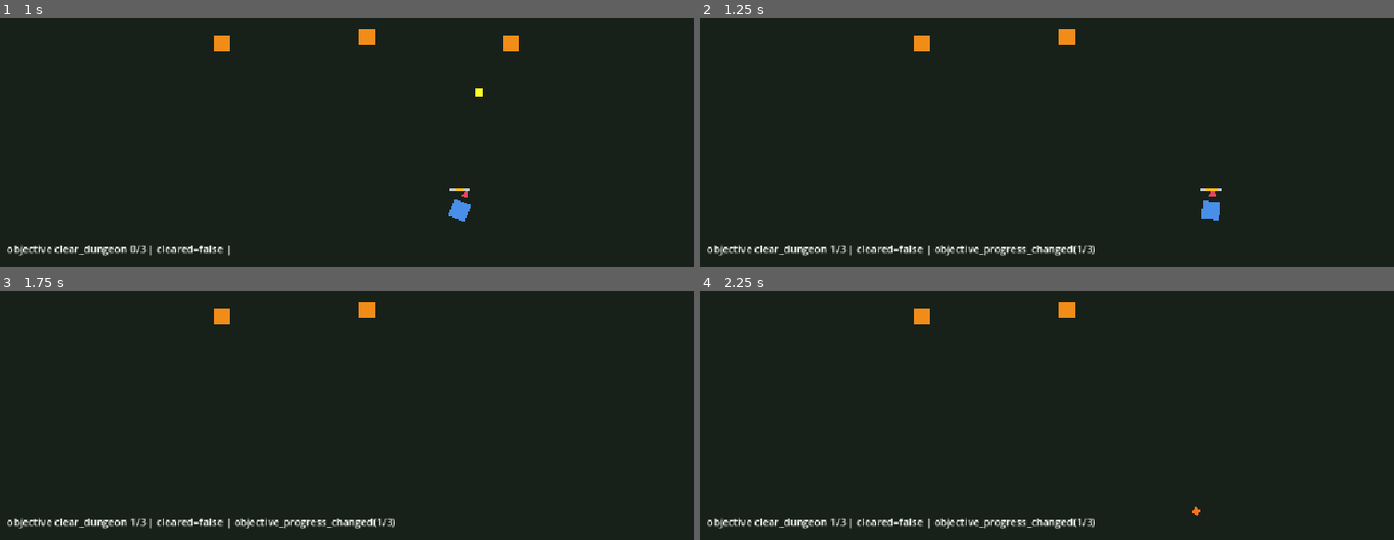
Above: before the commit, frames 1-4 (two rows, left to right).
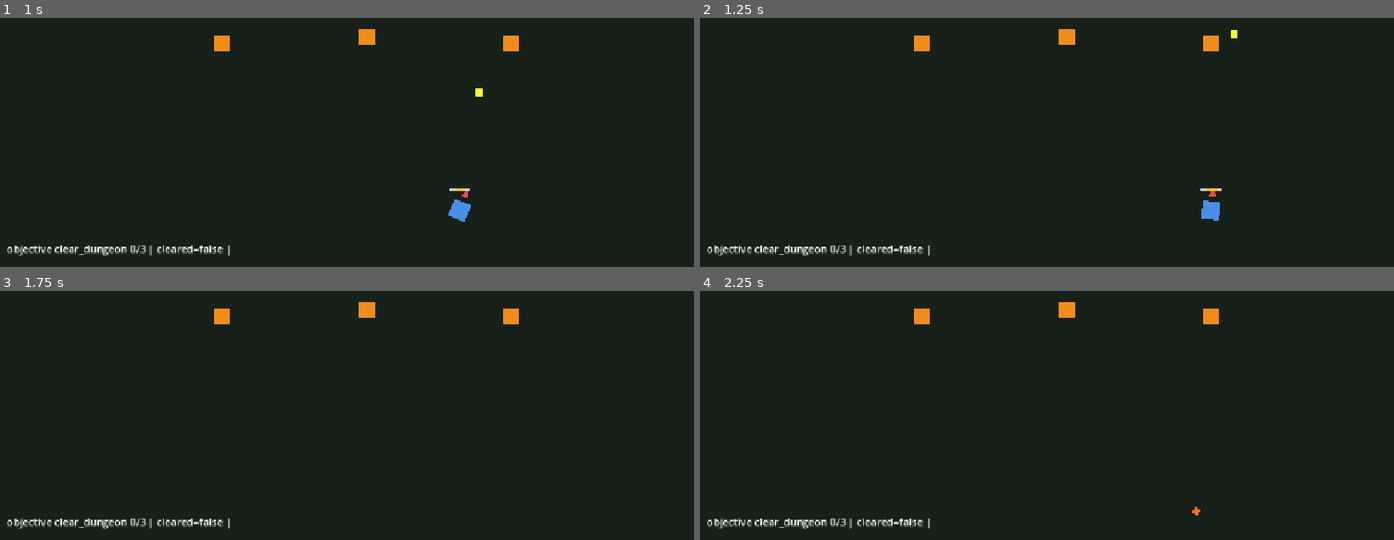
Above: after the commit, the same moments.

Repository: BestestGameStudio/gangU
Game: Godot game, scene res://scenes/test_dungeon_clear.tscn
Same seed, same stepped clock (60 frames per second), same inputs: the game is played once before the commit and once after it. This scene is started directly instead of the project's main scene.
Inputs (mouse positions are in pixels of both pictures, inside the frame that each line leads up to):
- Up to frame 1 (1 s): tap Enter at 0.5 s; move the mouse to (527, 37) at 0.52 s; hold D (move_right) from 0.53 s (still down); hold Space (cast) from 0.53 s (still down)
- Up to frame 2 (1.25 s): keep holding D (move_right); keep holding Space (cast)
- Up to frame 3 (1.75 s): move the mouse to (222, 353) at 1.27 s; release D (move_right) at 1.28 s; release Space (cast) at 1.28 s; hold S (move_down) from 1.28 s (still down); tap Tab at 1.35 s
- Up to frame 4 (2.25 s): tap Space (cast) at 2 s; move the mouse to (outside the picture) at 2.02 s; release S (move_down) at 2.03 s; hold D (move_right) from 2.03 s (still down); tap 1 at 2.1 s

Frame 1 is identical in both runs. In frame 2, 0.7% of the frame differs, in the area x 18-78%, y 4-96%; in frame 3, 0.7%; in frame 4, 0.7%.
Error after the commit: Parse Error: Could not find type "EnemyDefinition" in the current scope. (res://scripts/enemy.gd:28)

Commit message:
#98: opt-in EnemyDefinition read in enemy.gd (export fallback unchanged)
Issue #98 (Foundation E1): when a definition is assigned its stats take effect as a set in _ready before hp init; reward precedence: direct reward_table WINS, definition table only when no direct table. No definition = byte-identical current behavior.

Diff:
--- a/scripts/enemy.gd
+++ b/scripts/enemy.gd
@@ -20,12 +20,24 @@
 ## position. ADDITIVE hook only - no table assigned means no drop. Table
 ## contents, weights and drop chances are human-open (#59); placeholder data.
 @export var reward_table: RewardTable
+## #98 (Foundation E1): optional per-type definition. When assigned, its
+## stats take effect as a set (applied in _ready before hp init; no
+## per-field scalar mixing). Reward precedence: a directly assigned
+## reward_table WINS over the definition's table (instance override); the
+## definition's table applies only when no direct table is assigned.
+@export var definition: EnemyDefinition
 
 var hp: int
 var _player: Player
 var _contact_timer: float = 0.0
 
 func _ready() -> void:
+	if definition != null:
+		max_hp = definition.max_hp
+		speed = definition.speed
+		contact_damage = definition.contact_damage
+		contact_cooldown = definition.contact_cooldown
+		contact_range = definition.contact_range
 	hp = max_hp
 	add_to_group("enemies")
 	if player_path != NodePath(""):
@@ -64,11 +76,14 @@
 ## drop into my parent (the area), so an area swap frees it like any other
 ## area child. Null roll (pool exhausted / empty table) means no drop.
 func _spawn_reward_drop() -> void:
-	if reward_table == null:
+	var table: RewardTable = reward_table
+	if table == null and definition != null:
+		table = definition.reward_table
+	if table == null:
 		return
 	var pool := get_tree().get_first_node_in_group("reward_pool") as RewardPool
 	var granted: Array = pool.granted() if pool != null else []
-	var entry := reward_table.roll(granted)
+	var entry := table.roll(granted)
 	if entry == null:
 		return
 	var drop: RewardDrop = preload("res://scenes/reward_drop.tscn").instantiate()
